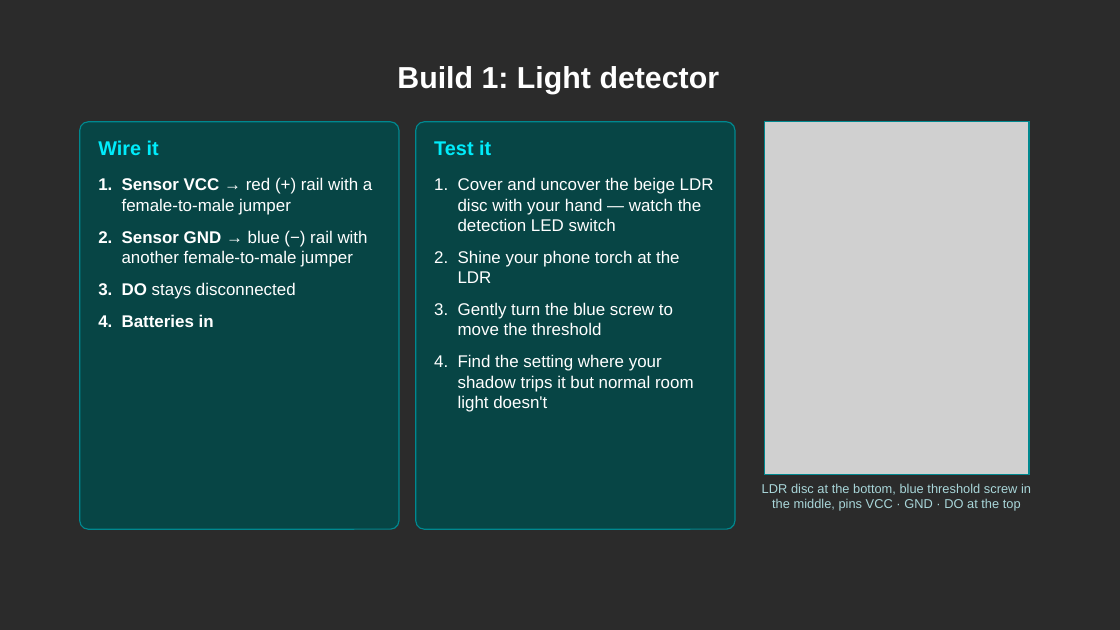
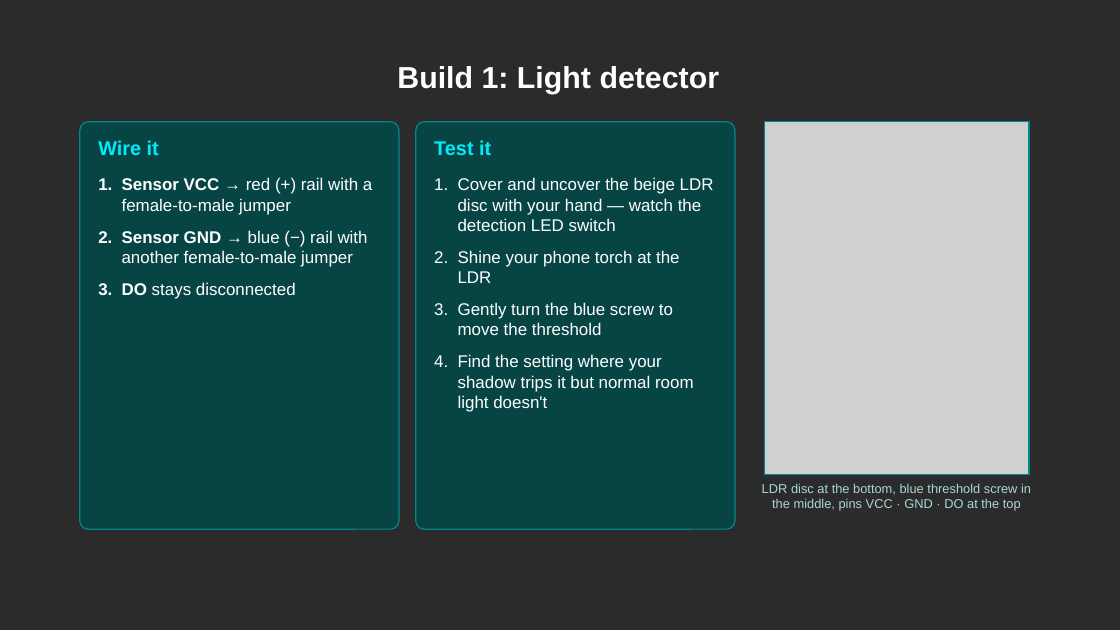
Before and after one commit to Robotics-Society-UoN/workshops, a slide deck: slide 10 of 2026-10-21-sensors/sensors_slides.pptx. Drawn at 1120x630 pixels with LibreOffice and Linux fonts; fonts in the diff are those of the drawing; grey boxes stand for pictures; background and template pictures are left out; a plain dark background stands for a picture behind light text. Boxes give left, top, right and bottom in pixels: in the first picture for what was removed or moved away, otherwise in the second. Text is boxed around its words. In the diff, an @@ line names an element or a change of style, - is before the commit and + after.

```diff
--- a/2026-10-21-sensors/sensors_slides.pptx
+++ b/2026-10-21-sensors/sensors_slides.pptx
@@ text at [122,314,214,327]: paragraph removed @@
-4. Batteries in
```
Also in this commit, not shown: 3 other slides changed.
